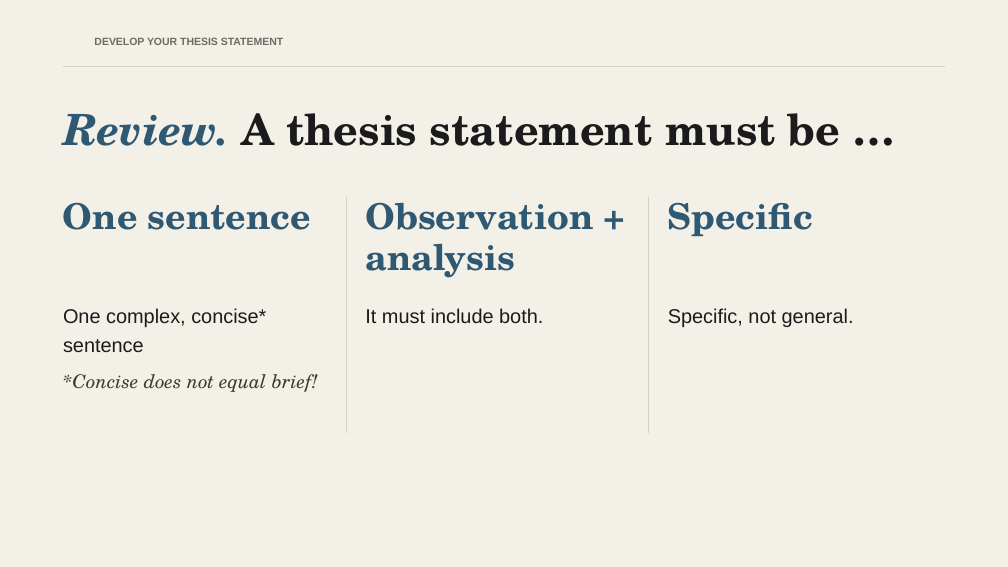
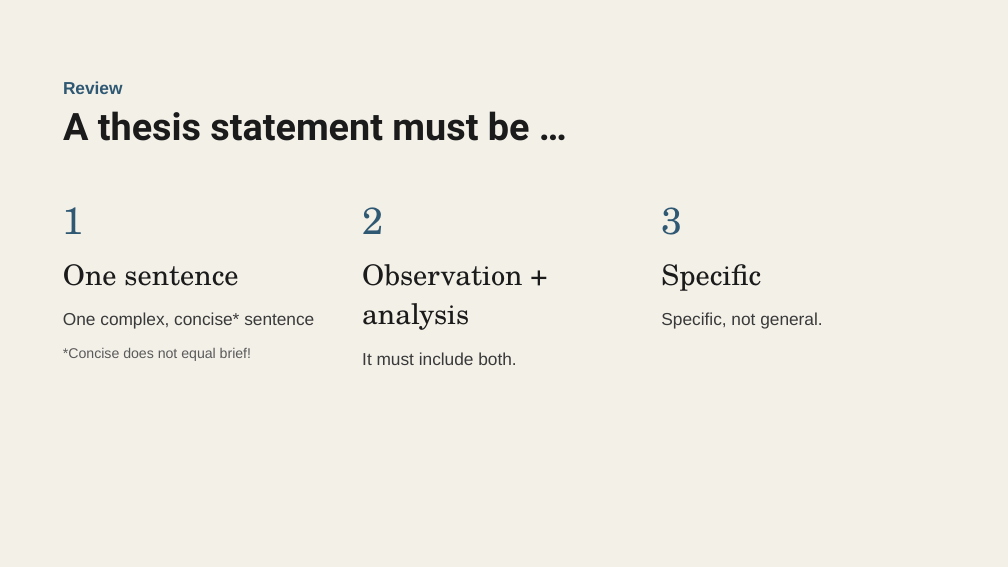
Before and after one commit to The-Connell-School/yawp, a slide deck: slide 27 of services/web-app/public/courses/thesis-driven-essay/03-develop-your-thesis-statement.pptx. Drawn at 1008x567 pixels with LibreOffice and Linux fonts; fonts in the diff are those of the drawing; background and template pictures are left out. Boxes give left, top, right and bottom in pixels: in the first picture for what was removed or moved away, otherwise in the second. Text is boxed around its words. In the diff, an @@ line names an element or a change of style, - is before the commit and + after.

```diff
--- a/services/web-app/public/courses/thesis-driven-essay/03-develop-your-thesis-statement.pptx
+++ b/services/web-app/public/courses/thesis-driven-essay/03-develop-your-thesis-statement.pptx
@@ text removed at (94,38,283,45) @@
-DEVELOP YOUR THESIS STATEMENT
@@ line removed from (63, 67) to (945, 67) @@
@@ text added at (63,81,122,94), 16.5 pt, text #2F5873, bold @@
+Review
@@ text at (63,111,530,141): text changed; size 41 to 36 pt; font TeX Gyre Schola to Roboto @@
-Review. A thesis statement must be …
+A thesis statement must be …
@@ text at (63,207,238,286): paragraphs added @@
+1
+One sentence
@@ text "1": place and size @@
-text "1" at (63,308,266,352)
+text "1" at (63,207,314,361)
@@ text removed at (63,202,311,230) @@
-One sentence
@@ line removed from (346, 197) to (346, 433) @@
@@ text at (362,207,522,330): paragraphs added @@
+2
+Observation + analysis
@@ text "2": place and size @@
-text "2" at (365,308,543,323)
+text "2" at (362,207,522,365)
@@ text removed at (365,202,593,278) @@
-Observation + analysis
@@ line removed from (649, 197) to (649, 433) @@
@@ text at (661,207,761,291): paragraphs added @@
+3
+Specific
@@ text "3": place and size @@
-text "3" at (668,308,854,327)
+text "3" at (661,207,822,329)
@@ text removed at (668,202,813,236) @@
-Specific
@@ text at (63,312,314,329): size 19 to 16.5 pt, text colour #1B1B1B to #3A3A3A in "One complex, concise* sentence"; line spacing 1.2 to 1.4; more space between paragraphs @@
@@ text at (661,312,822,329): size 19 to 16.5 pt, text colour #1B1B1B to #3A3A3A in "Specific, not general."; line spacing 1.2 to 1.4; more space between paragraphs @@
@@ text at (63,347,251,361): paragraph added @@
+*Concise does not equal brief!
@@ text at (362,352,516,365): size 19 to 16.5 pt, text colour #1B1B1B to #3A3A3A in "It must include both."; line spacing 1.2 to 1.4; more space between paragraphs @@
@@ text removed at (63,374,318,392) @@
-*Concise does not equal brief!
```
Also in this commit, not shown: 33 other slides changed, 10 other files.
